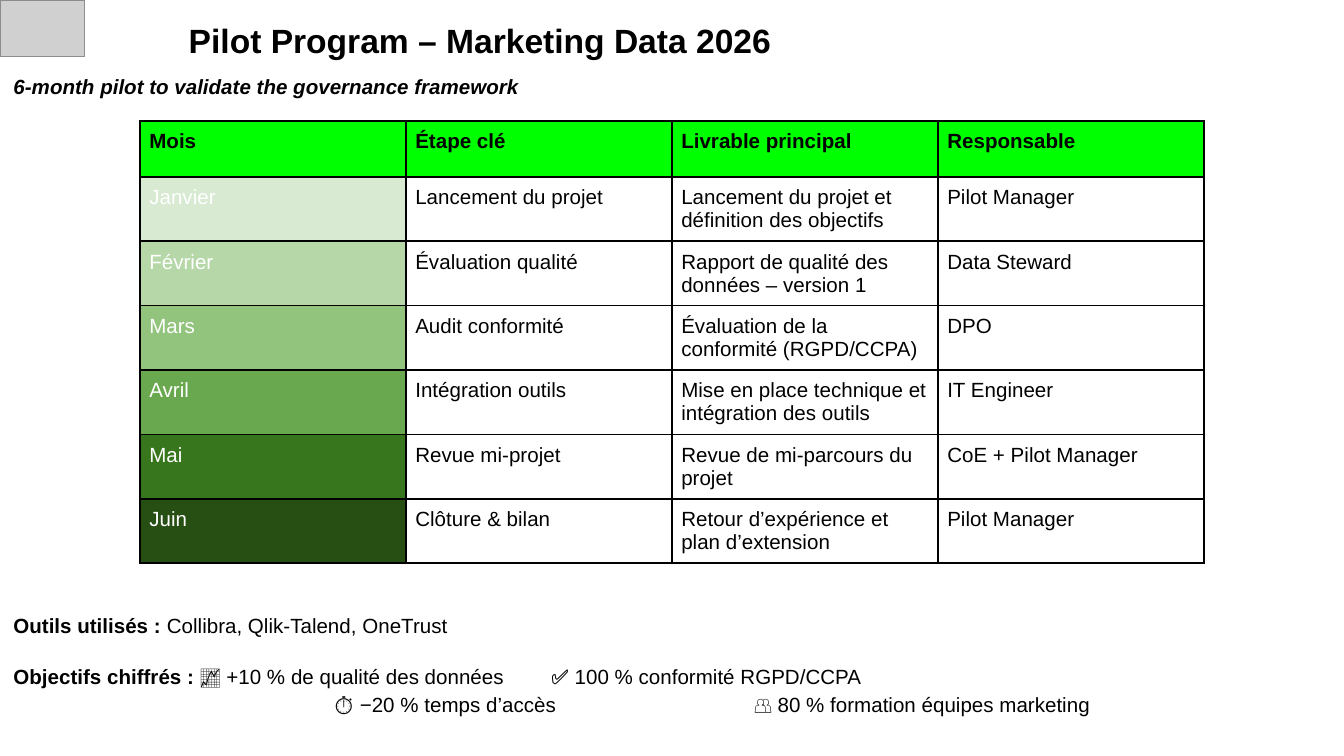
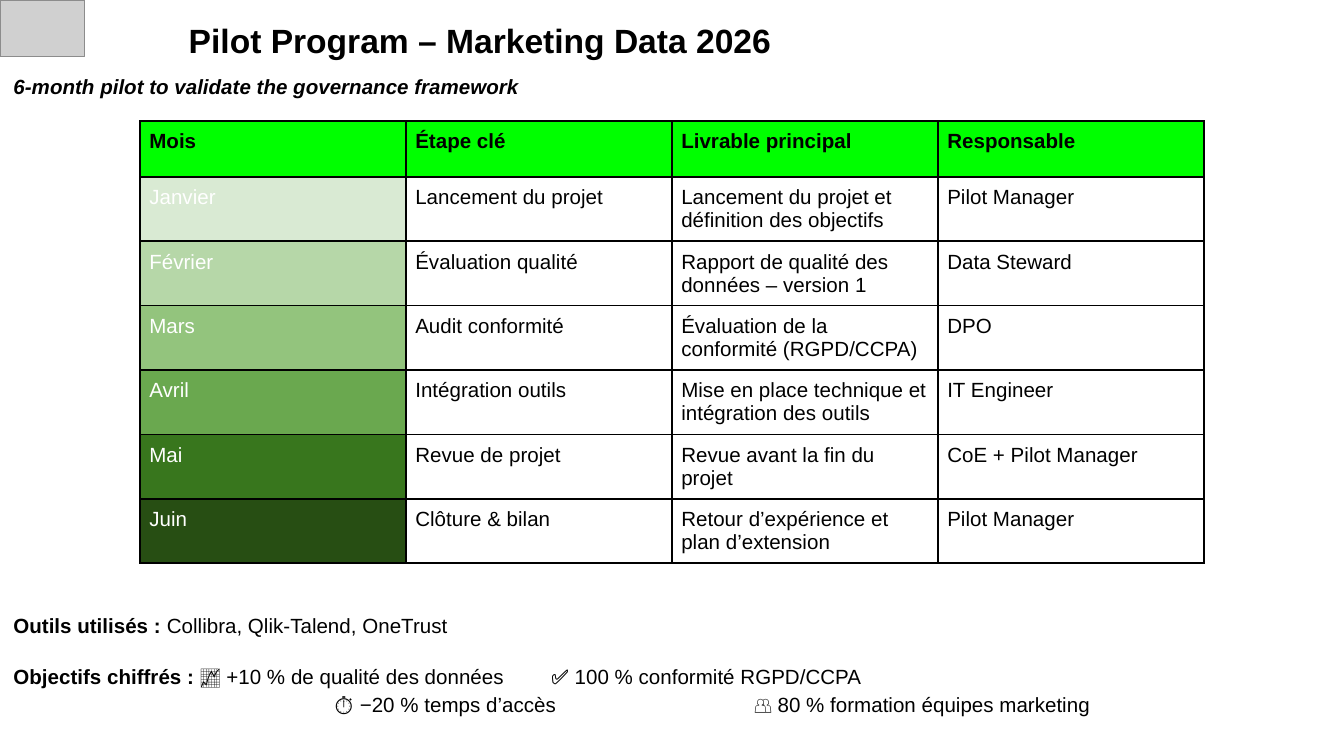
Before and after one commit to aurelienchalm/LDS_block_1_lead, a slide deck: slide 13 of LDS_Block_1_Lead.pptx. Drawn at 1344x756 pixels with LibreOffice and Linux fonts; fonts in the diff are those of the drawing; grey boxes stand for pictures. Boxes give left, top, right and bottom in pixels: in the first picture for what was removed or moved away, otherwise in the second. Text is boxed around its words. In the diff, an @@ line names an element or a change of style, - is before the commit and + after.

```diff
--- a/LDS_Block_1_Lead.pptx
+++ b/LDS_Block_1_Lead.pptx
@@ table at (x1=140, y1=121, x2=1204, y2=562) @@
-row 6, column 2: Revue mi-projet
+row 6, column 2: Revue de projet
-row 6, column 3: Revue de mi-parcours du projet
+row 6, column 3: Revue avant la fin du projet
```
Also in this commit, not shown: 1 other slide changed, 16 other files.
